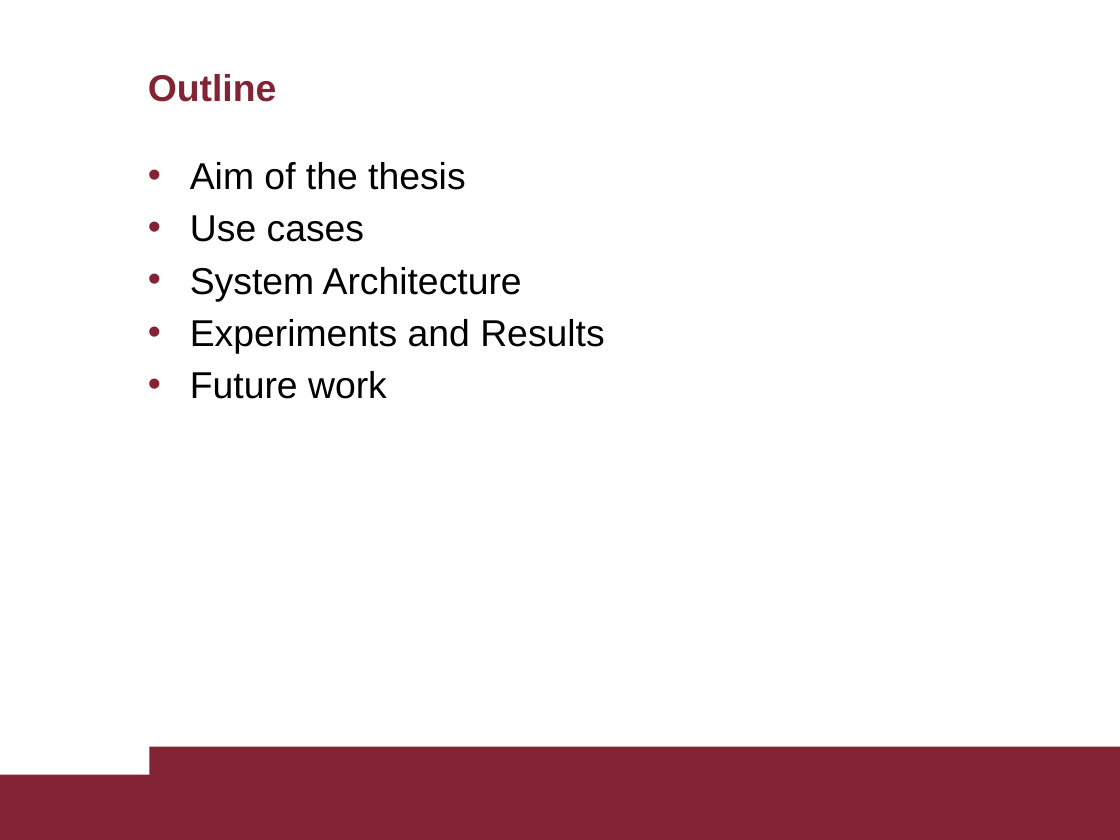
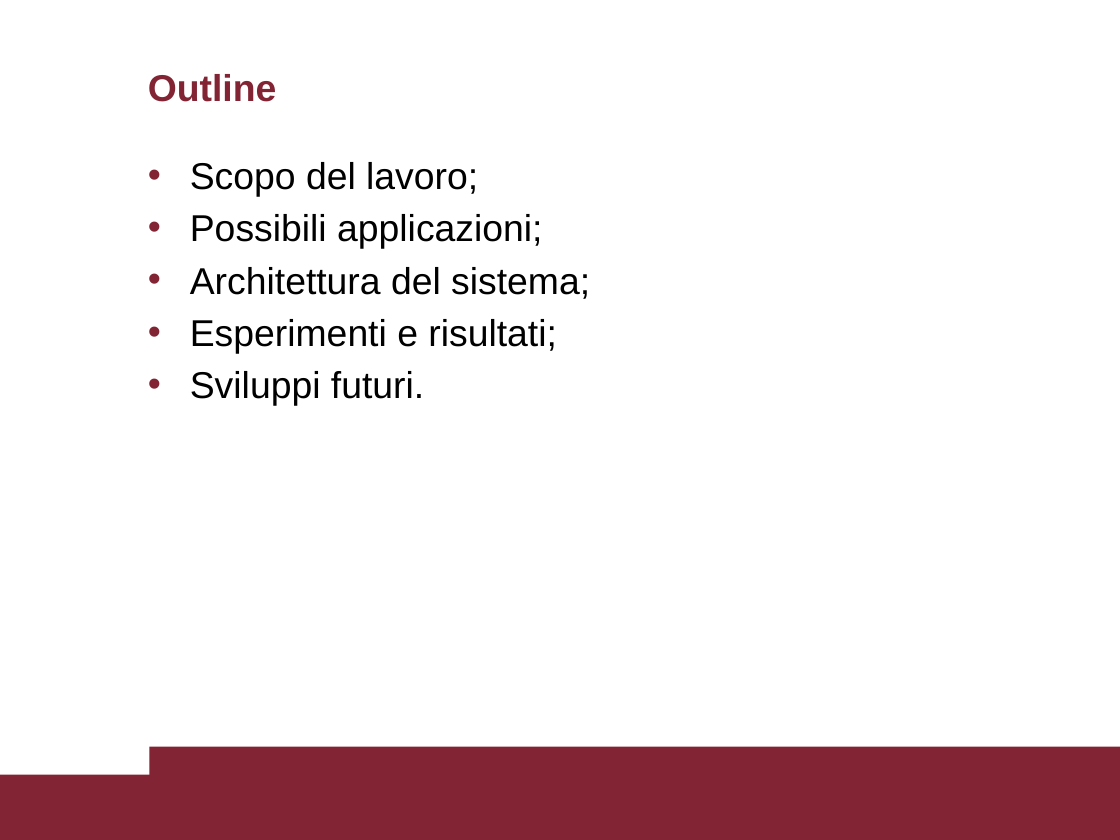
Before and after one commit to AscaL/thesis, a slide deck: slide 2 of Tesi Emanuele Orfanelli 1383726.pptx. Drawn at 1120x840 pixels with LibreOffice and Linux fonts; fonts in the diff are those of the drawing. Boxes give left, top, right and bottom in pixels: in the first picture for what was removed or moved away, otherwise in the second. Text is boxed around its words. In the diff, an @@ line names an element or a change of style, - is before the commit and + after.

```diff
--- a/Tesi Emanuele Orfanelli 1383726.pptx
+++ b/Tesi Emanuele Orfanelli 1383726.pptx
@@ text at box(190, 162, 590, 406): text changed @@
-• Aim of the thesis
-• Use cases
-• System Architecture
-• Experiments and Results
-• Future work
+• Scopo del lavoro;
+• Possibili applicazioni;
+• Architettura del sistema;
+• Esperimenti e risultati;
+• Sviluppi futuri.
```
Also in this commit, not shown: 22 other slides changed, 1 slide added, 3 slides removed, 1 other file.
